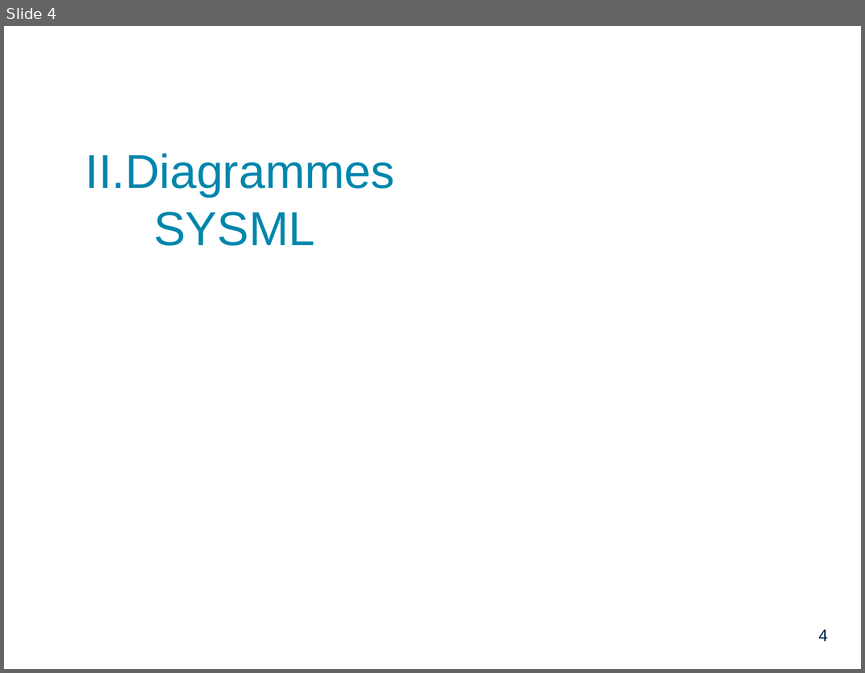
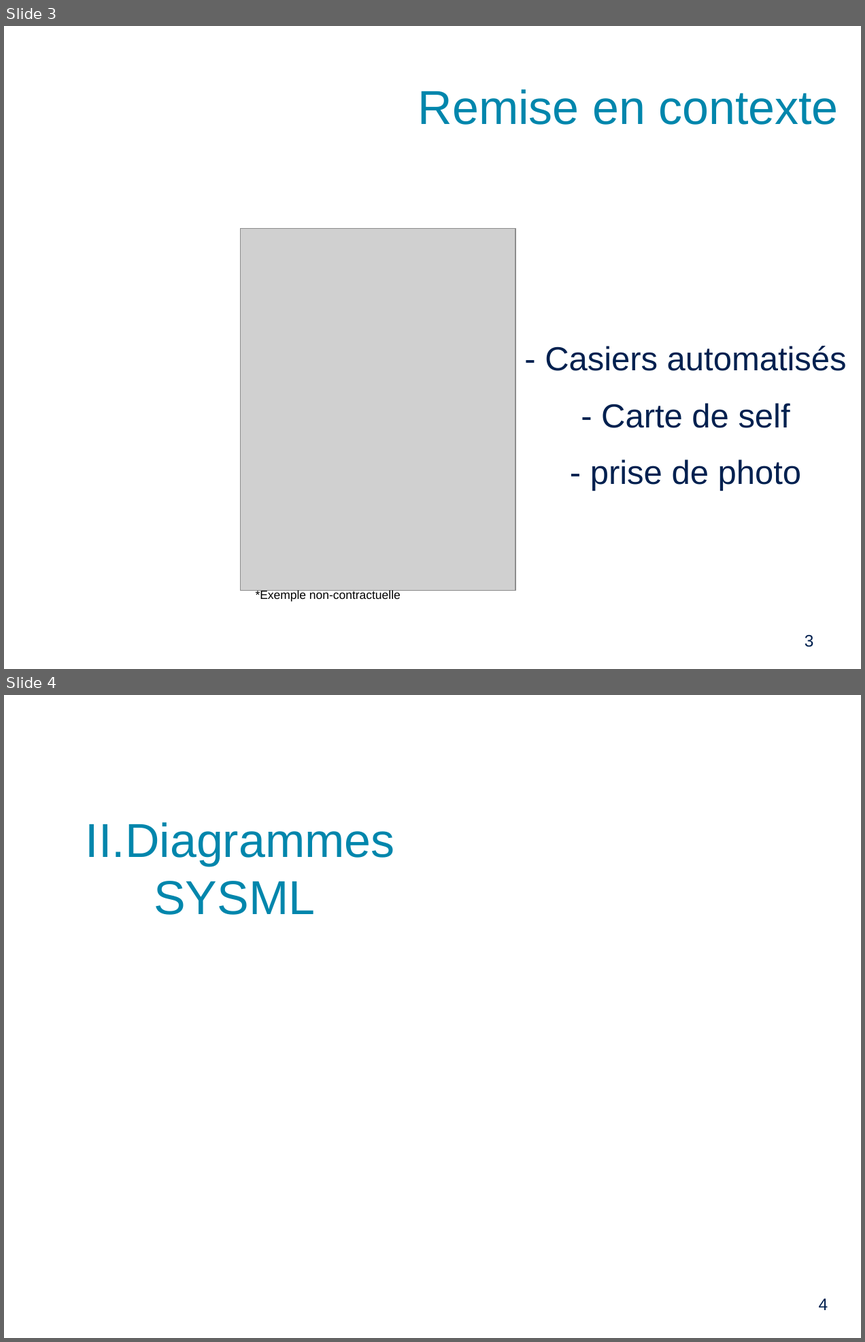
Before and after one commit to PinaudLucas/Projet, a slide deck: Lucas/Revue_2.odp. Shown one above the other, each under a label of ours: slide 4 before the commit, slides 3 and 4 after it. The pictures are 865x673 and 865x1342 pixels, drawn with LibreOffice and Linux fonts; fonts in the diff are those of the drawing; grey boxes stand for pictures; background and template pictures are left out. Boxes give left, top, right and bottom in pixels: in the first picture for what was removed or moved away, otherwise in the second. Text is boxed around its words. In the diff, an @@ line names an element or a change of style, - is before the commit and + after.

```diff
--- a/Lucas/Revue_2.odp
+++ b/Lucas/Revue_2.odp
@@ slide 3 added at (4,26,861,669), background picture (left out) @@
@@ title added at (418,89,838,125), 40 pt, text #0086AC @@
+Remise en contexte
@@ picture added at (241,228,515,590) @@
@@ text added at (545,346,847,490), 28 pt, text #00204F @@
+- Casiers automatisés
+- Carte de self
+- prise de photo
@@ text added at (256,589,400,601), 10 pt, text #000000 @@
+*Exemple non-contractuelle
@@ page number added at (804,635,814,647), 14 pt, text #00204F @@
+3
```
Also in this commit, not shown: 3 slides changed, 2 other slides added, 2 slides removed, 4 other files.
